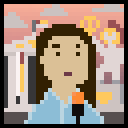
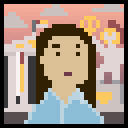
Two versions of the same layered image (w=128, h=128). Layer-by-layer changes:
painted on "Layer copy #1" over [72, 92, 84, 124]
